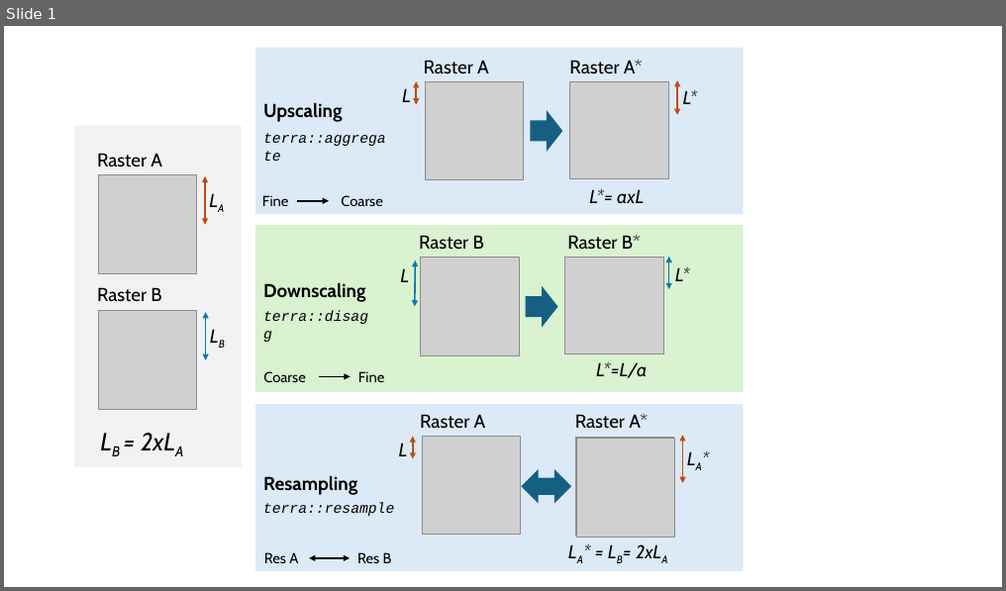
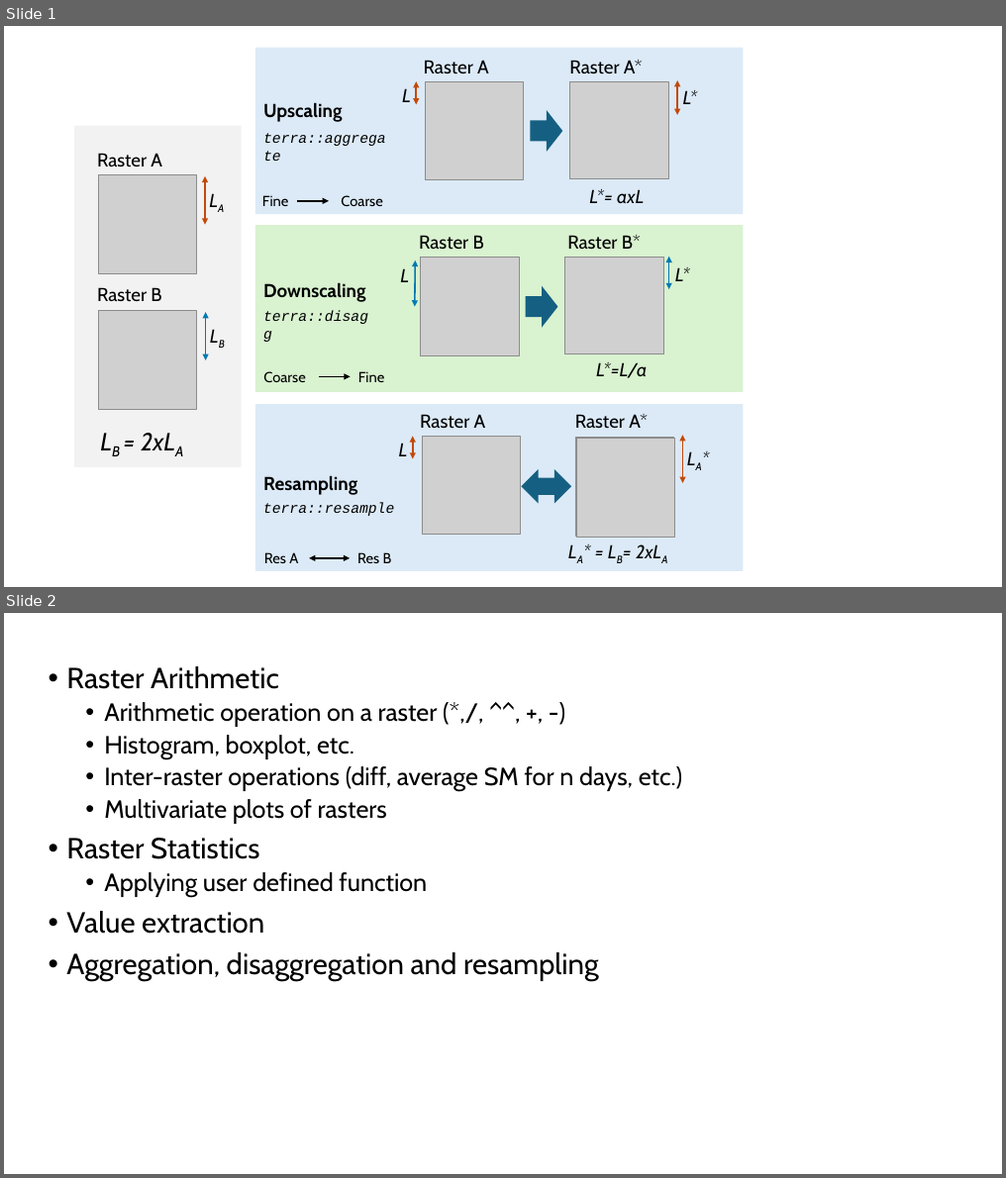
Before and after one commit to Vinit-Sehgal/AGRO4092, a slide deck: plots.pptx. Shown one above the other, each under a label of ours: slide 1 before the commit, slides 1 and 2 after it. The pictures are 1006x591 and 1006x1178 pixels, drawn with LibreOffice and Linux fonts; fonts in the diff are those of the drawing; grey boxes stand for pictures. Boxes give left, top, right and bottom in pixels: in the first picture for what was removed or moved away, otherwise in the second. Text is boxed around its words. In the diff, an @@ line names an element or a change of style, - is before the commit and + after.

Commit message:
add daily raster of SMAP data

```diff
--- a/plots.pptx
+++ b/plots.pptx
@@ slide 2 added at (4, 613, 1002, 1174), background #FFFFFF @@
@@ text added at (66, 666, 682, 981), 24 pt, text #000000 @@
+• Raster Arithmetic
+  • Arithmetic operation on a raster (*,/, ^^, +, -)
+  • Histogram, boxplot, etc.
+  • Inter-raster operations (diff, average SM for n days, etc.)
+  • Multivariate plots of rasters
+• Raster Statistics
+  • Applying user defined function
+• Value extraction
+• Aggregation, disaggregation and resampling
```
Also in this commit, not shown: 8 other slides added, 57 other files.
